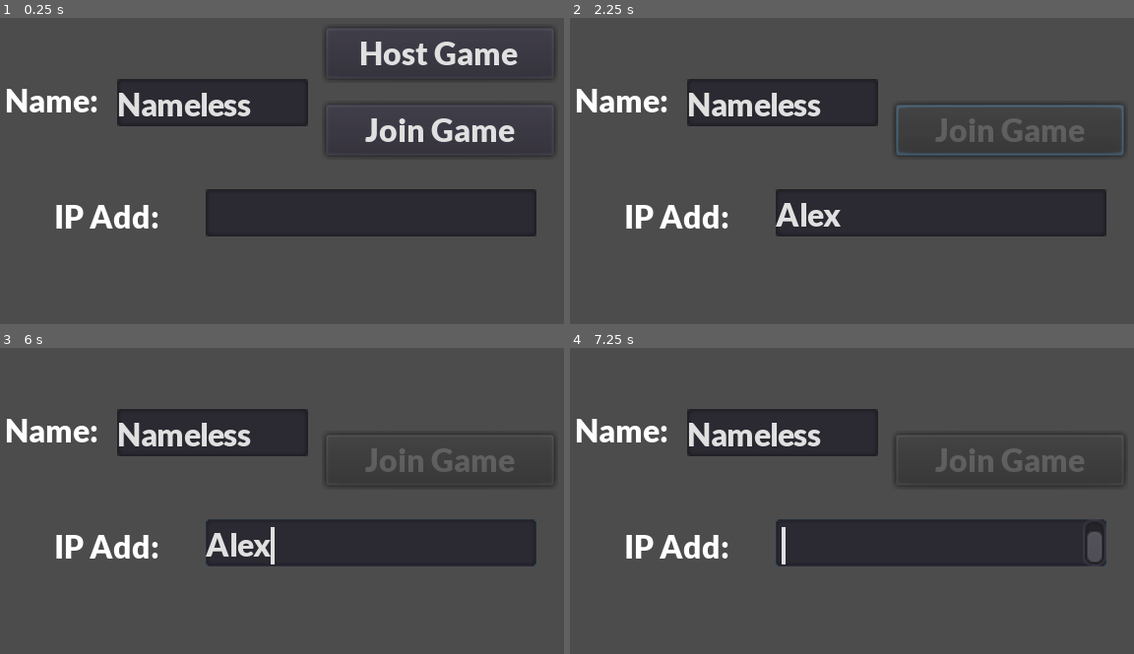
Above: before the commit, frames 1-4 (two rows, left to right).
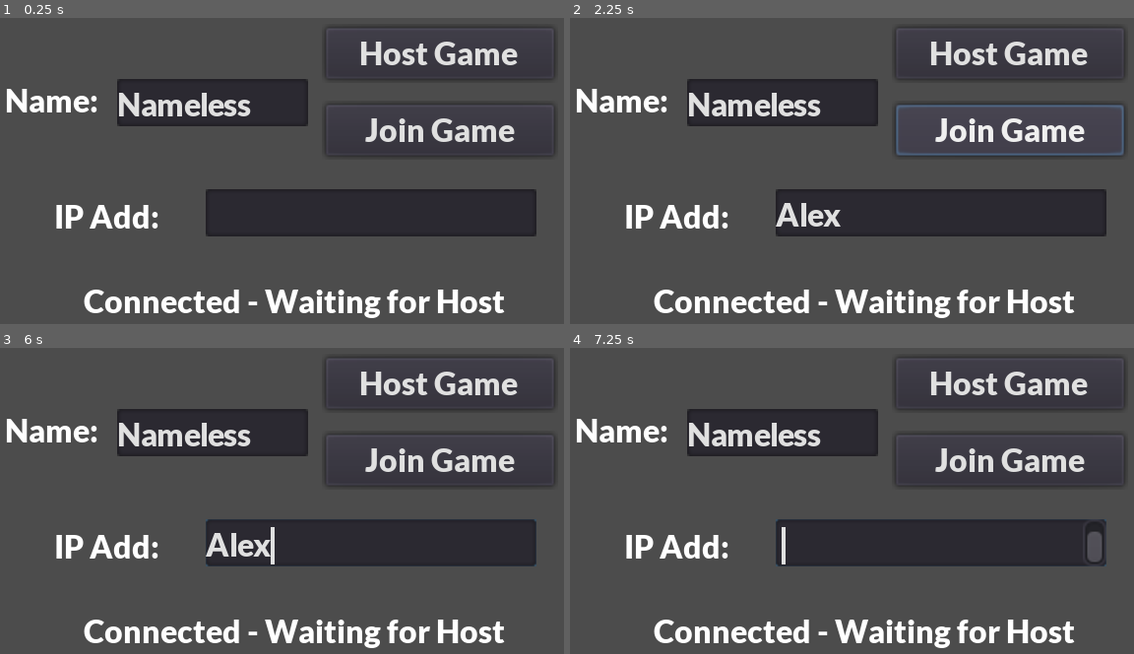
Above: after the commit, the same moments.

Repository: WhatDoor/LaserChess
Game: Godot game, scene res://Game.tscn
Two runs of this game, one before a commit and one after it. Both use one fixed random seed, a clock stepped at 60 frames per second and the inputs below.
Inputs (mouse positions are in pixels of both pictures, inside the frame that each line leads up to):
- Up to frame 1 (0.25 s): no input
- Up to frame 2 (2.25 s): click (942, 213) at 0.52 s; type "Alex" at 0.6 s; click "Host Game" at 1.25 s; click "Join Game" at 2 s
- Up to frame 3 (6 s): move the mouse to (439, 491) at 2.77 s; click (439, 491) at 2.92 s; move the mouse to (180, 528) at 3.52 s; click (180, 528) at 3.67 s; move the mouse to (366, 430) at 4.27 s; click (366, 430) at 4.42 s; move the mouse to (270, 580) at 5.02 s; click (270, 580) at 5.17 s; move the mouse to (490, 562) at 5.77 s; click (490, 562) at 5.92 s
- Up to frame 4 (7.25 s): tap Enter at 6.5 s; move the mouse to (682, 455) at 6.52 s; tap Space (End_Turn) at 6.6 s; click (682, 455) at 6.67 s

The runs differ from the first frame. In frame 1, 2.6% of the frame differs, in the area x 14-90%, y 88-99%; in frame 2, 5.0%, in the area x 14-99%, y 2-99%; in frame 3, 4.9%; in frame 4, 4.9%.
Error after the commit: Parse Error: Can't preload resource at path: res://Worlds/Ace.tscn (res://HostLobby.gd:58)

Commit message:
ALPHA VERSION 1 IS A GO

Diff:
--- a/DeflectorResources/Deflector.tscn
+++ b/DeflectorResources/Deflector.tscn
@@ -1,17 +1,21 @@
-[gd_scene load_steps=17 format=2]
+[gd_scene load_steps=21 format=2]
 
 [ext_resource path="res://DeflectorResources/Deflector.gd" type="Script" id=1]
-[ext_resource path="res://DeflectorResources/RedDeflectorUpLeft.png" type="Texture" id=2]
-[ext_resource path="res://DeflectorResources/BlueDeflectorUpLeft.png" type="Texture" id=3]
-[ext_resource path="res://DeflectorResources/BlueDeflectorUpRight.png" type="Texture" id=4]
-[ext_resource path="res://DeflectorResources/RedDeflectorUpRight.png" type="Texture" id=5]
+[ext_resource path="res://DeflectorResources/reddeflector2.png" type="Texture" id=2]
+[ext_resource path="res://DeflectorResources/bluedeflector2.png" type="Texture" id=3]
+[ext_resource path="res://DeflectorResources/reddeflector3.png" type="Texture" id=4]
+[ext_resource path="res://DeflectorResources/bluedeflector3.png" type="Texture" id=5]
 [ext_resource path="res://EffectsResources/ClickBox.tscn" type="PackedScene" id=6]
 [ext_resource path="res://EffectsResources/SwapClickBox.tscn" type="PackedScene" id=7]
 [ext_resource path="res://EffectsResources/RotationArrows.tscn" type="PackedScene" id=8]
 [ext_resource path="res://EffectsResources/SwapClickBox.gd" type="Script" id=9]
+[ext_resource path="res://DeflectorResources/bluedeflector4.png" type="Texture" id=10]
+[ext_resource path="res://DeflectorResources/reddeflector4.png" type="Texture" id=11]
+[ext_resource path="res://DeflectorResources/bluedeflector1.png" type="Texture" id=12]
+[ext_resource path="res://DeflectorResources/reddeflector1.png" type="Texture" id=13]
 
-[sub_resource type="RectangleShape2D" id=1]
-extents = Vector2( 1.1798, 12.5234 )
+[sub_resource type="RectangleShape2D" id=4]
+extents = Vector2( 1.26504, 9.84557 )
 
 [sub_resource type="RectangleShape2D" id=2]
 extents = Vector2( 12.1567, 1.82773 )
@@ -19,8 +23,8 @@
 [sub_resource type="RectangleShape2D" id=3]
 extents = Vector2( 1.46686, 11.2482 )
 
-[sub_resource type="RectangleShape2D" id=4]
-extents = Vector2( 1.26504, 9.84557 )
+[sub_resource type="RectangleShape2D" id=1]
+extents = Vector2( 1.1798, 12.5234 )
 
 [sub_resource type="RectangleShape2D" id=5]
 extents = Vector2( 1.52844, 1.96557 )
@@ -41,32 +45,39 @@
 [node name="UpLeft" type="Node2D" parent="Offset"]
 
 [node name="BlueDeflector" type="Sprite" parent="Offset/UpLeft"]
-texture = ExtResource( 3 )
+position = Vector2( -1.062, -4.007 )
+texture = ExtResource( 10 )
 
 [node name="RedDeflector" type="Sprite" parent="Offset/UpLeft"]
-texture = ExtResource( 2 )
+position = Vector2( 8.954, -4.084 )
+texture = ExtResource( 11 )
 
 [node name="ReflectBox" type="Area2D" parent="Offset/UpLeft"]
-position = Vector2( 3.69175, 4.14492 )
+position = Vector2( 9.30208, -8.27728 )
 rotation = 0.785398
 collision_layer = 2
 collision_mask = 0
 
 [node name="ReflectBox" type="CollisionShape2D" parent="Offset/UpLeft/ReflectBox"]
-position = Vector2( 1.32388, 1.00614 )
-shape = SubResource( 1 )
+position = Vector2( 14.4835, 15.0902 )
+shape = SubResource( 4 )
+disabled = true
+
+[node name="ReflectBox2" type="CollisionShape2D" parent="Offset/UpLeft/ReflectBox"]
+position = Vector2( 14.4835, 15.0902 )
+shape = SubResource( 4 )
 disabled = true
 
 [node name="UpRight" type="Node2D" parent="Offset"]
 visible = false
 
 [node name="BlueDeflector" type="Sprite" parent="Offset/UpRight"]
-position = Vector2( 5.98903, 0.153561 )
-texture = ExtResource( 4 )
+position = Vector2( 8.937, -4.082 )
+texture = ExtResource( 5 )
 
 [node name="RedDeflector" type="Sprite" parent="Offset/UpRight"]
-position = Vector2( 11.9379, 0.153566 )
-texture = ExtResource( 5 )
+position = Vector2( 8.935, -4.024 )
+texture = ExtResource( 4 )
 
 [node name="ReflectBox" type="Area2D" parent="Offset/UpRight"]
 position = Vector2( 6.23, 9.46667 )
@@ -85,8 +96,12 @@
 visible = false
 
 [node name="BlueDeflector" type="Sprite" parent="Offset/DownLeft"]
+position = Vector2( -5.121, 0 )
+texture = ExtResource( 12 )
 
 [node name="RedDeflector" type="Sprite" parent="Offset/DownLeft"]
+position = Vector2( -5.137, 0 )
+texture = ExtResource( 13 )
 
 [node name="ReflectBox" type="Area2D" parent="Offset/DownLeft"]
 position = Vector2( 3.7985, -7.98236 )
@@ -103,23 +118,22 @@
 visible = false
 
 [node name="BlueDeflector" type="Sprite" parent="Offset/DownRight"]
+position = Vector2( -7.142, 0 )
+texture = ExtResource( 3 )
 
 [node name="RedDeflector" type="Sprite" parent="Offset/DownRight"]
+position = Vector2( -13.086, 0 )
+texture = ExtResource( 2 )
 
 [node name="ReflectBox" type="Area2D" parent="Offset/DownRight"]
-position = Vector2( 9.30208, -8.27728 )
+position = Vector2( 3.69175, 4.14492 )
 rotation = 0.785398
 collision_layer = 2
 collision_mask = 0
 
 [node name="ReflectBox" type="CollisionShape2D" parent="Offset/DownRight/ReflectBox"]
-position = Vector2( 14.4835, 15.0902 )
-shape = SubResource( 4 )
-disabled = true
-
-[node name="ReflectBox2" type="CollisionShape2D" parent="Offset/DownRight/ReflectBox"]
-position = Vector2( 14.4835, 15.0902 )
-shape = SubResource( 4 )
+position = Vector2( 1.32388, 1.00614 )
+shape = SubResource( 1 )
 disabled = true
 
 [node name="DeathBox" type="Area2D" parent="Offset"]
